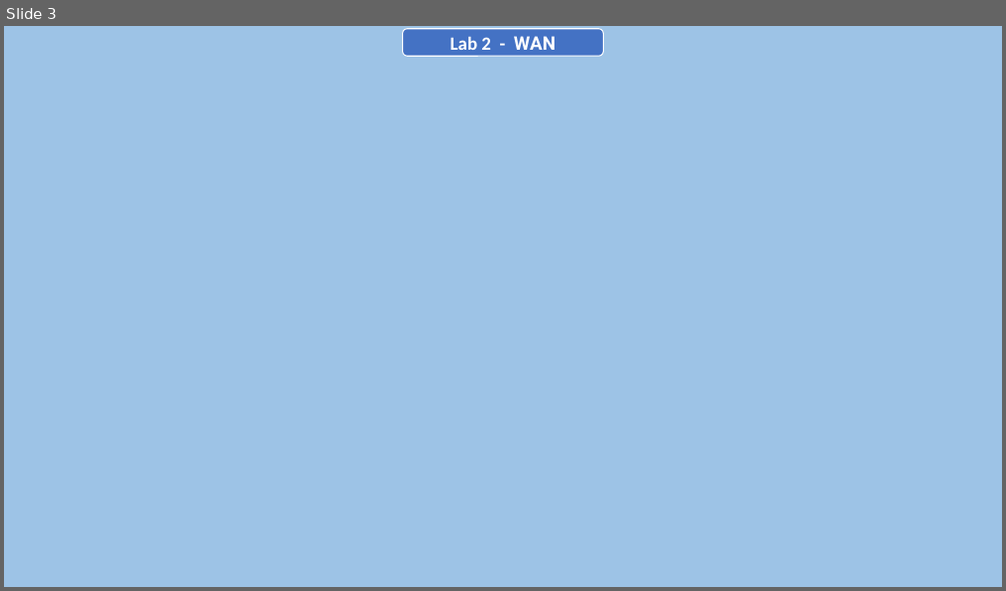
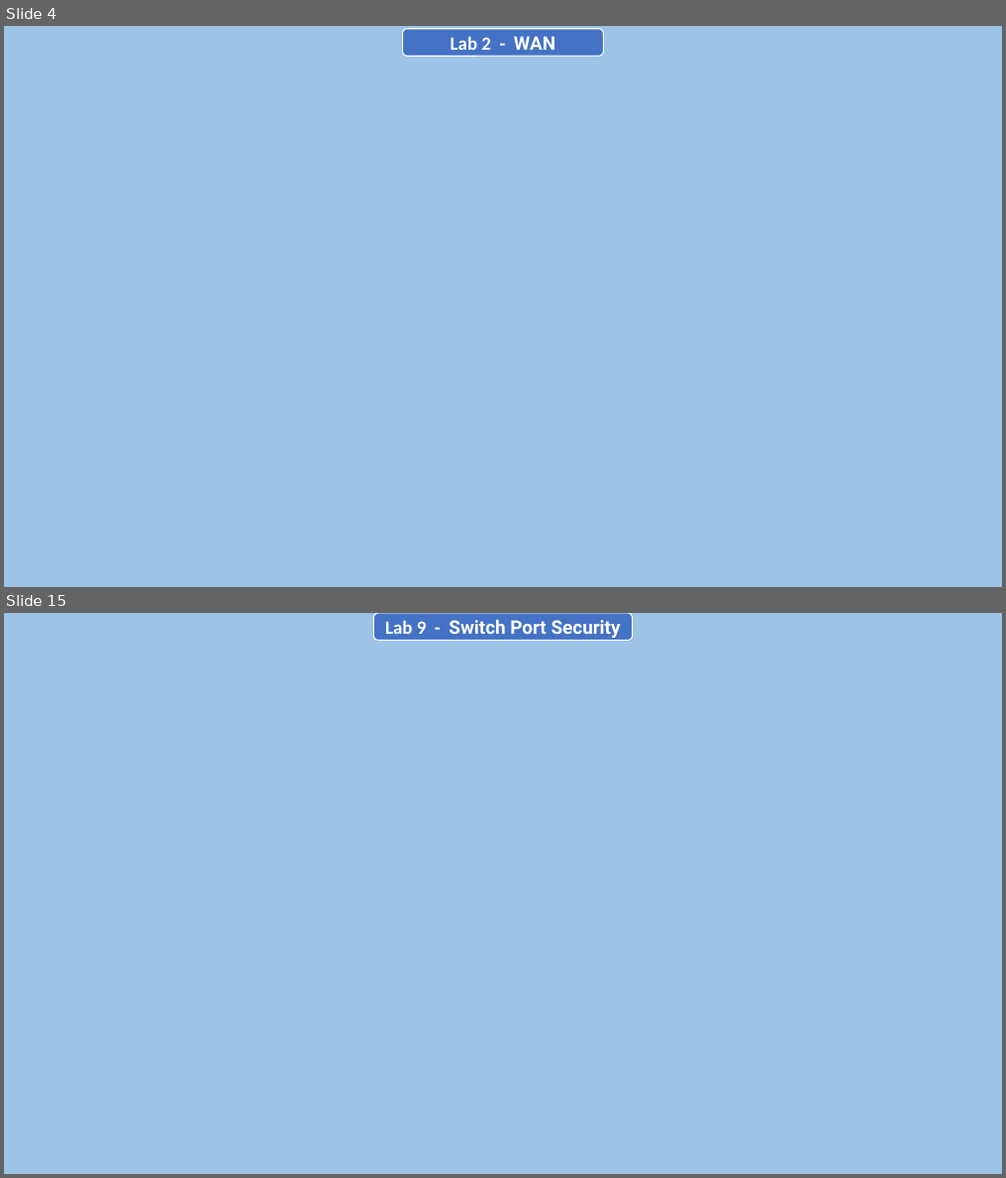
Before and after one commit to AntorPi314/MySave, a slide deck: Lab/Networking Lab/Final Assignment/Networking Lab (Final).pptx. Shown one above the other, each under a label of ours: slide 3 before the commit, slides 4 and 15 after it; the slides between them are not shown. The pictures are 1006x591 and 1006x1178 pixels, drawn with LibreOffice and Linux fonts; fonts in the diff are those of the drawing; background and template pictures are left out. Boxes give left, top, right and bottom in pixels: in the first picture for what was removed or moved away, otherwise in the second. Text is boxed around its words. In the diff, an @@ line names an element or a change of style, - is before the commit and + after.

```diff
--- a/Lab/Networking Lab/Final Assignment/Networking Lab (Final).pptx
+++ b/Lab/Networking Lab/Final Assignment/Networking Lab (Final).pptx
@@ slide 15 added at box(4, 613, 1002, 1174), background #9DC3E6 @@
@@ rounded rectangle added at box(374, 613, 633, 640), fill #4472C4, outline #FFFFFF 1 pt, 18 pt, text #FFFFFF, bold @@
+Lab 9 - Switch Port Security
@@ what was slide 3 is now slide 4 @@
```
Also in this commit, not shown: 2 slides changed, 15 other slides added, 4 other files.
